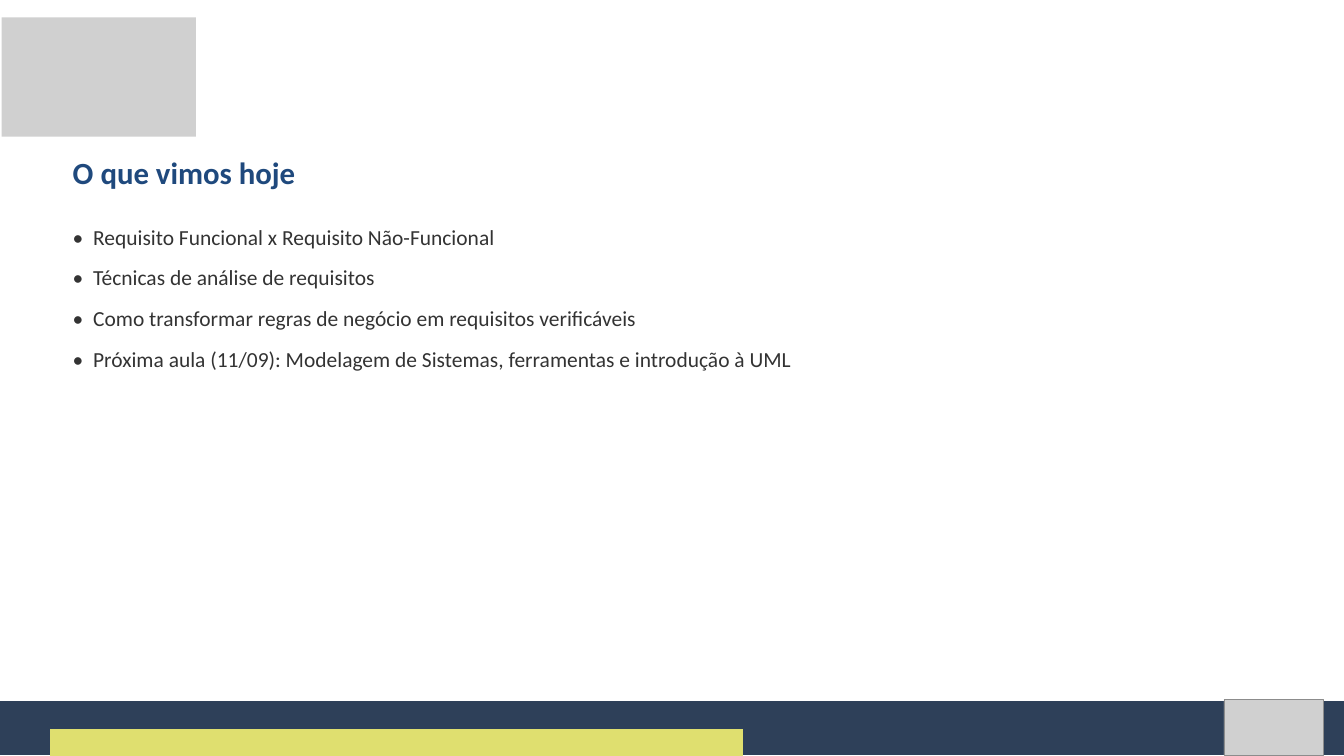
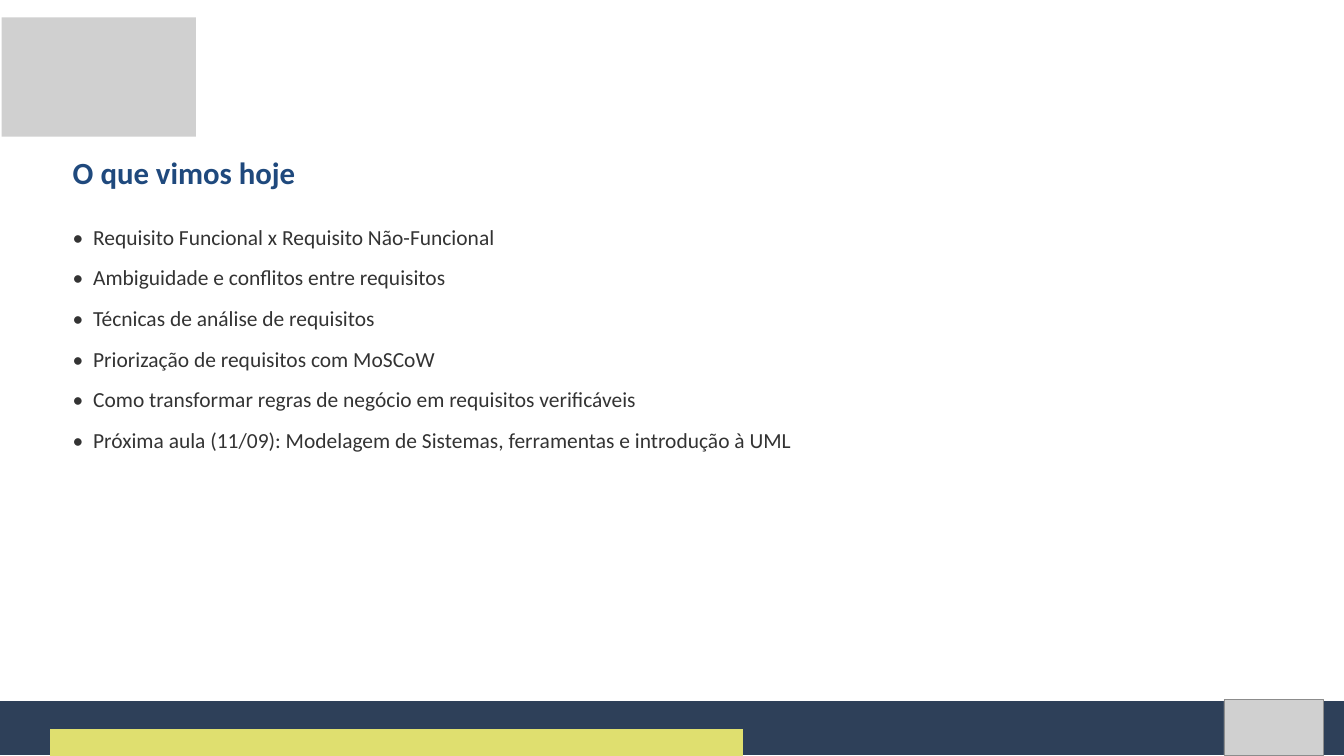
Before and after one commit to Natan20/Curso-Modelagem-De-Sistemas-Material, a slide deck: slide 33 of Aula 02 - 04-09-2026/Aula 2 - Slides.pptx (slide 23 before the commit). Drawn at 1344x756 pixels with LibreOffice and Linux fonts; fonts in the diff are those of the drawing; grey boxes stand for pictures. Boxes give left, top, right and bottom in pixels: in the first picture for what was removed or moved away, otherwise in the second. Text is boxed around its words. In the diff, an @@ line names an element or a change of style, - is before the commit and + after.

Commit message:
Atualiza Aulas 1-2 com novos conteudos e restringe repo as Aulas 1-2
Aula 1: slides de correcao coletiva ampliada apos a atividade pratica.
Aula 2: novas secoes de ambiguidade/conflitos de requisitos e priorizacao
MoSCoW na apostila e nos slides, com material de reserva.

Remove do rastreamento as Aulas 3-21 (arquivos continuam no disco) para
adicionar aula a aula conforme forem finalizadas. Restaura o README.md.

```diff
--- a/Aula 02 - 04-09-2026/Aula 2 - Slides.pptx
+++ b/Aula 02 - 04-09-2026/Aula 2 - Slides.pptx
@@ text at [93, 270, 445, 289]: paragraph added @@
+• Ambiguidade e conflitos entre requisitos
@@ text at [93, 352, 434, 371]: paragraph added @@
+• Priorização de requisitos com MoSCoW
```
Also in this commit, not shown: 4 other slides changed, 10 slides added, 59 other files.
